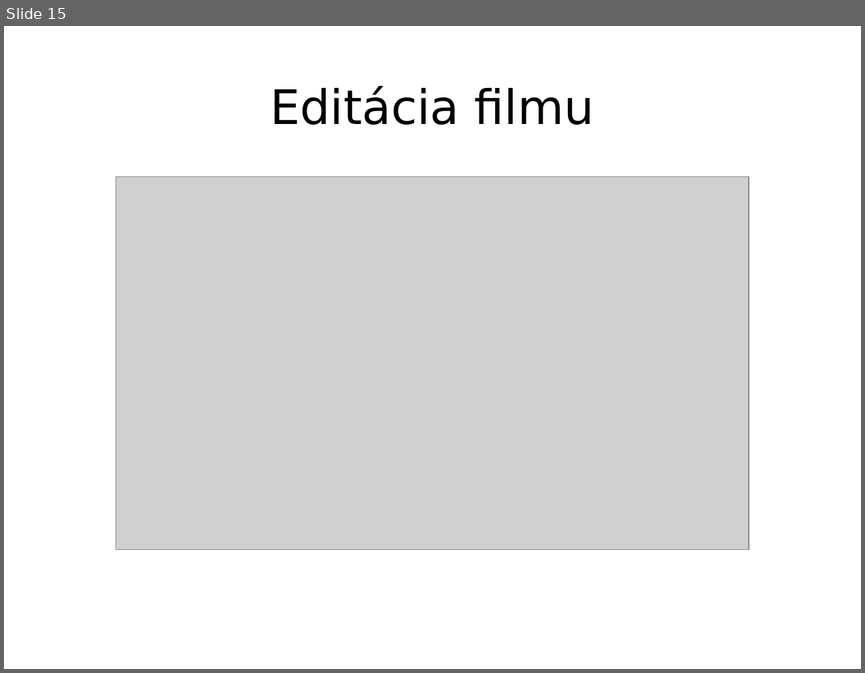
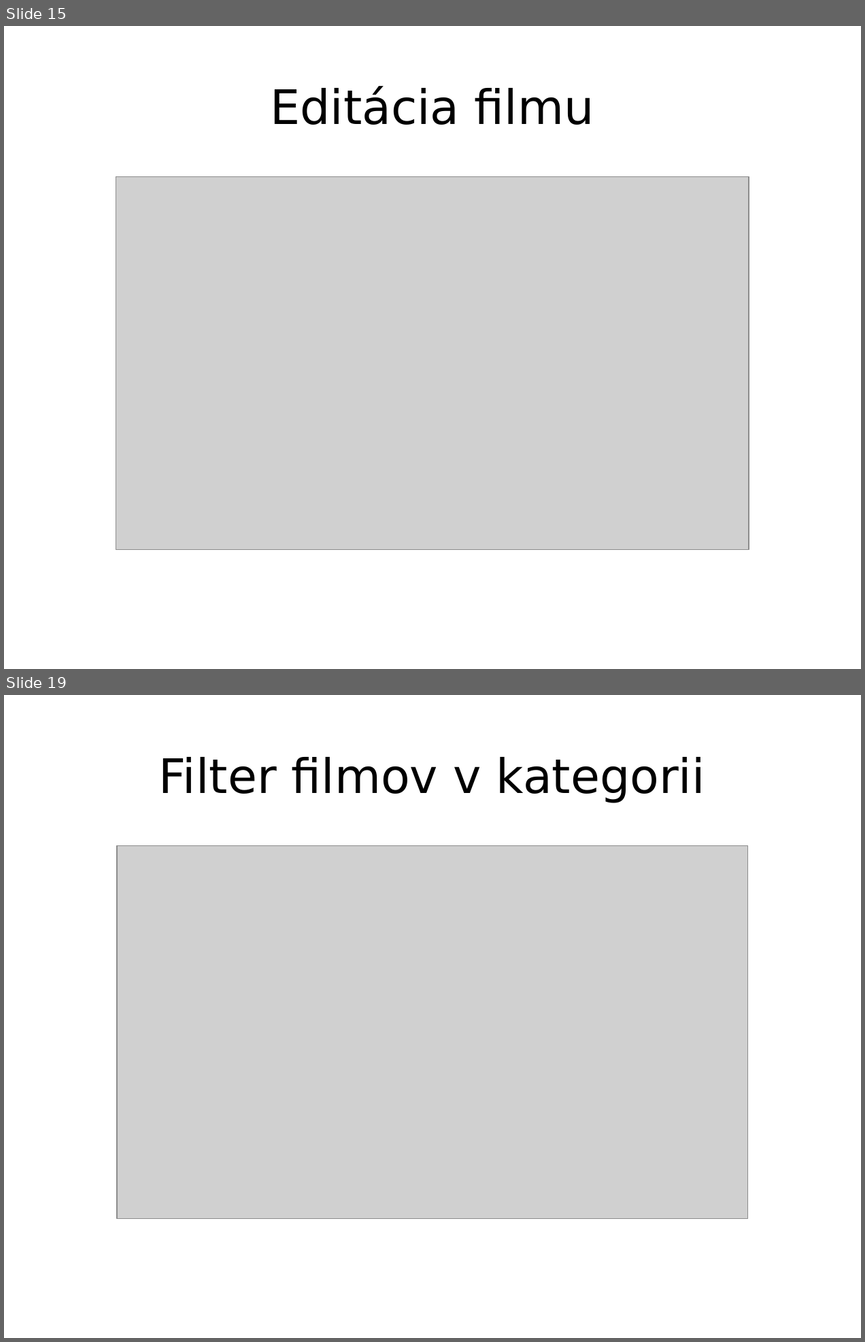
Before and after one commit to pestanko/PB138---Kartoteka, a slide deck: doc/presentation/Prezentacia.odp. Shown one above the other, each under a label of ours: slide 15 before the commit, slides 15 and 19 after it; the slides between them are not shown. The pictures are 865x673 and 865x1342 pixels, drawn with LibreOffice and Linux fonts; fonts in the diff are those of the drawing; grey boxes stand for pictures. Boxes give left, top, right and bottom in pixels: in the first picture for what was removed or moved away, otherwise in the second. Text is boxed around its words. In the diff, an @@ line names an element or a change of style, - is before the commit and + after.

```diff
--- a/doc/presentation/Prezentacia.odp
+++ b/doc/presentation/Prezentacia.odp
@@ slide 19 added at [4, 695, 861, 1338], background #FFFFFF @@
@@ title added at [159, 757, 705, 803], 44 pt, text #000000 @@
+Filter filmov v kategorii
@@ picture added at [117, 845, 748, 1217] @@
```
Also in this commit, not shown: 5 other slides added, 1 slide removed.
